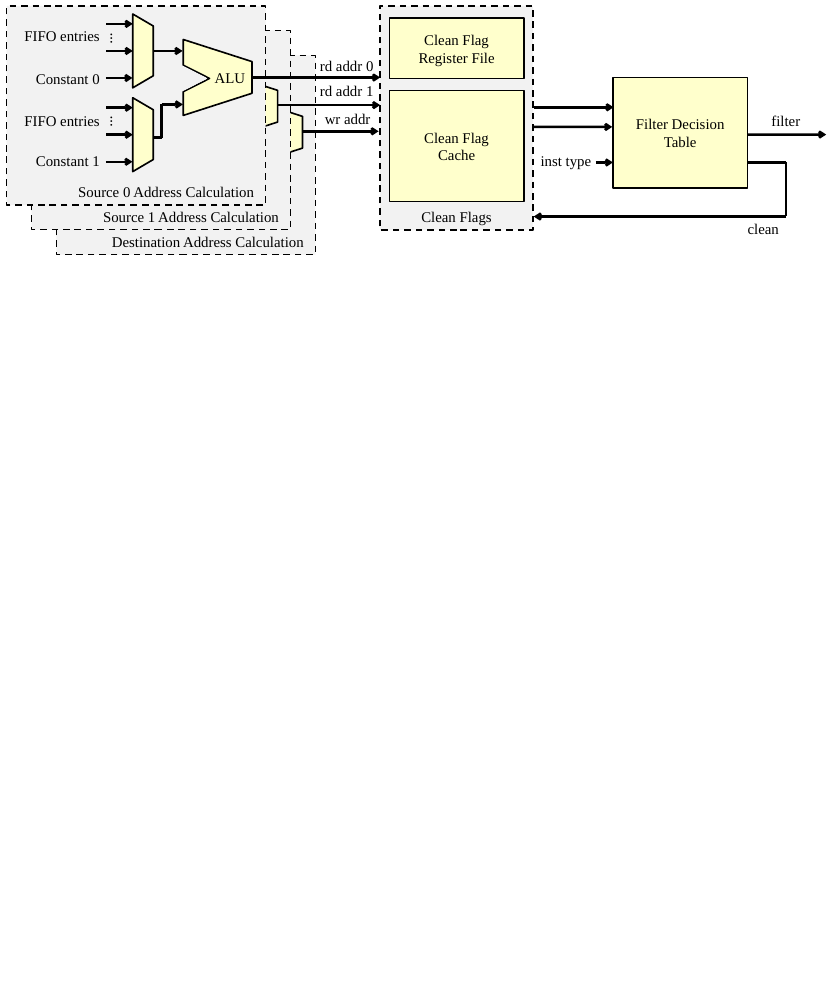
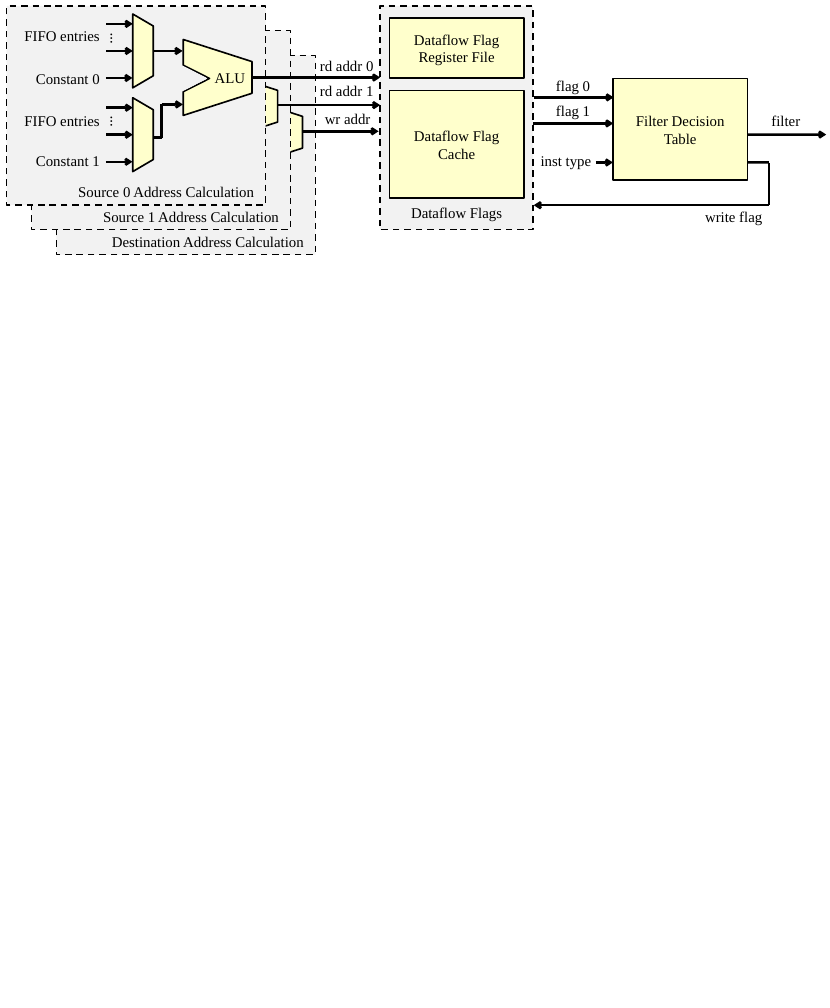
Before and after one commit to dl575/paper-monitoring_dift_drop, a slide deck: slide 1 of figs_src/diagrams-wide.pptx. Drawn at 830x1008 pixels with LibreOffice and Linux fonts; fonts in the diff are those of the drawing. Boxes give left, top, right and bottom in pixels: in the first picture for what was removed or moved away, otherwise in the second. Text is boxed around its words. In the diff, an @@ line names an element or a change of style, - is before the commit and + after.

```diff
--- a/figs_src/diagrams-wide.pptx
+++ b/figs_src/diagrams-wide.pptx
@@ text in rectangle at <box>414,34,499,66</box>: text changed @@
-Clean Flag Register File
+Dataflow Flag Register File
@@ text added at <box>556,80,590,94</box>, 9 pt, text #000000 @@
+flag 0
@@ rectangle "Filter Decision Table": place and size @@
-rectangle "Filter Decision Table" at <box>613,77,747,187</box>
+rectangle "Filter Decision Table" at <box>613,78,747,180</box>
@@ arrow moved from (534, 108) - (613, 108) to (534, 97) - (613, 97) @@
@@ text added at <box>556,105,590,119</box>, 9 pt, text #000000 @@
+flag 1
@@ text in rectangle at <box>414,130,499,144</box>: text changed @@
-Clean Flag
+Dataflow Flag
@@ arrow moved from (534, 127) - (612, 127) to (534, 123) - (613, 123) @@
@@ line moved from (747, 162) - (786, 162) to (747, 162) - (768, 162) @@
@@ line moved from (786, 162) - (786, 217) to (768, 162) - (768, 205) @@
@@ text at <box>411,207,502,221</box>: text changed @@
-Clean Flags
+Dataflow Flags
@@ arrow moved from (786, 217) - (534, 217) to (768, 205) - (534, 205) @@
@@ text at <box>705,211,762,225</box>: text changed @@
-clean
+write flag
```
Also in this commit, not shown: 4 other files.
